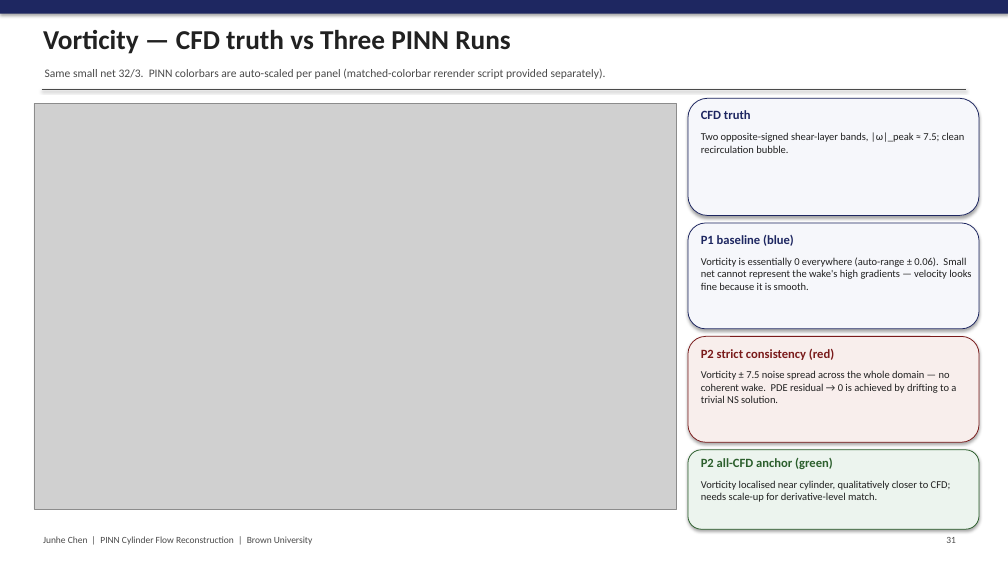
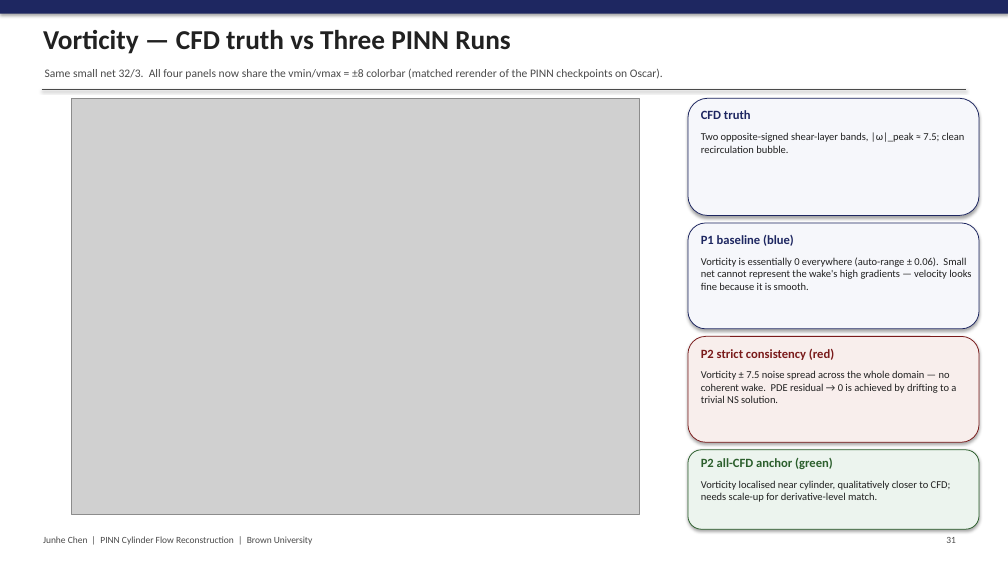
Before and after one commit to qazwsxL/cylinder-flow-lab, a slide deck: slide 31 of reports/Reconstruction of Flow Fields using PINNs - v2 progress.pptx. Drawn at 1008x567 pixels with LibreOffice and Linux fonts; fonts in the diff are those of the drawing; grey boxes stand for pictures. Boxes give left, top, right and bottom in pixels: in the first picture for what was removed or moved away, otherwise in the second. Text is boxed around its words. In the diff, an @@ line names an element or a change of style, - is before the commit and + after.

```diff
--- a/reports/Reconstruction of Flow Fields using PINNs - v2 progress.pptx
+++ b/reports/Reconstruction of Flow Fields using PINNs - v2 progress.pptx
@@ text at [45,69,663,79]: text changed @@
-Same small net 32/3. PINN colorbars are auto-scaled per panel (matched-colorbar rerender script provided separately).
+Same small net 32/3. All four panels now share the vmin/vmax = ±8 colorbar (matched rerender of the PINN checkpoints on Oscar).
@@ picture: place and size @@
-picture at [34,104,677,510]
+picture at [71,98,640,514]
```
Also in this commit, not shown: 14 other files.
